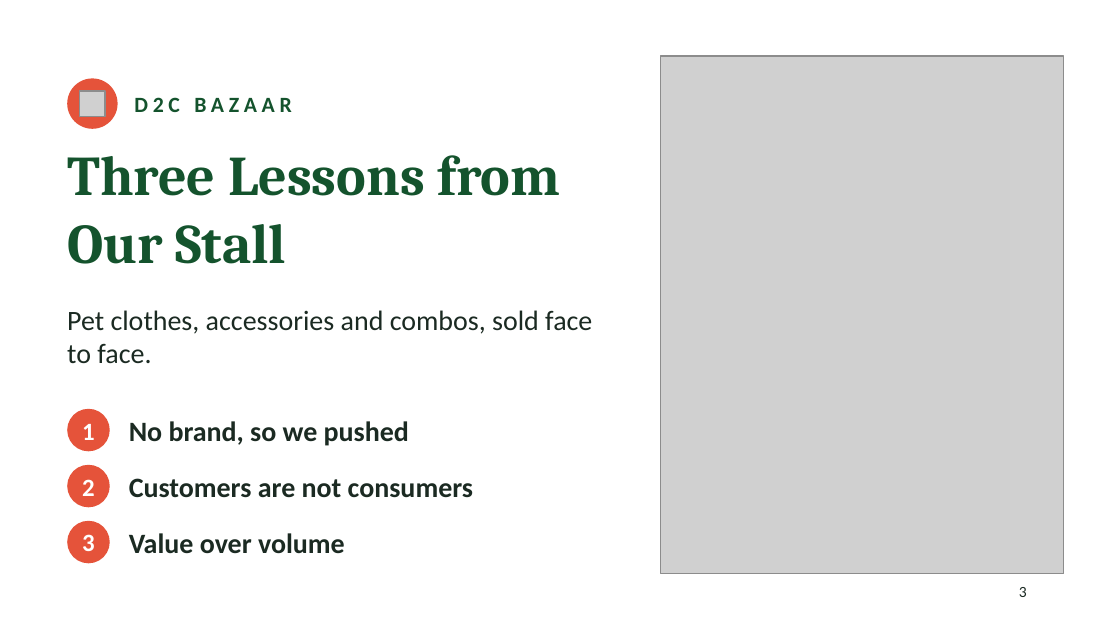
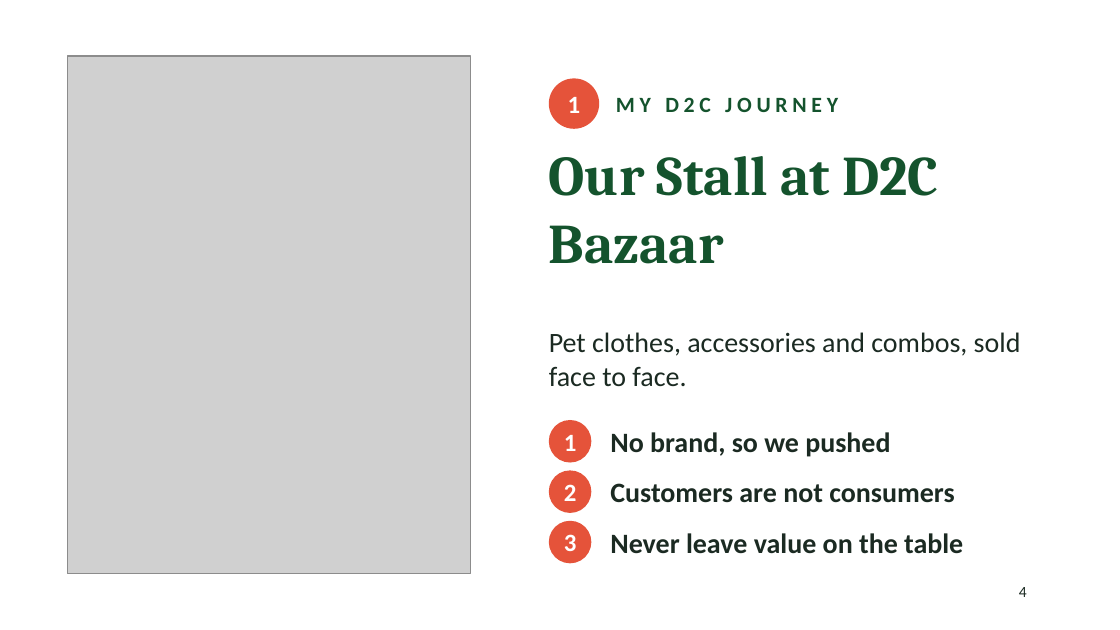
Before and after one commit to geetikamehta-aspora/aspora-social, a slide deck: slide 4 of d2c-lecture/D2C_Lecture.pptx (slide 3 before the commit). Drawn at 1120x630 pixels with LibreOffice and Linux fonts; fonts in the diff are those of the drawing; grey boxes stand for pictures. Boxes give left, top, right and bottom in pixels: in the first picture for what was removed or moved away, otherwise in the second. Text is boxed around its words. In the diff, an @@ line names an element or a change of style, - is before the commit and + after.

```diff
--- a/d2c-lecture/D2C_Lecture.pptx
+++ b/d2c-lecture/D2C_Lecture.pptx
@@ picture: place and size @@
-picture at <box>661,56,1064,573</box>
+picture at <box>67,56,470,573</box>
@@ ellipse removed at <box>67,78,118,129</box> @@
@@ ellipse "1": place and size @@
-ellipse "1" at <box>67,409,110,451</box>
+ellipse "1" at <box>549,78,599,129</box>
@@ picture removed at <box>80,91,105,116</box> @@
@@ text removed at <box>134,97,291,112</box> @@
-D2C BAZAAR
@@ text added at <box>616,97,838,112</box>, 14 pt, text #14532D, bold @@
+MY D2C JOURNEY
@@ title removed at <box>67,155,560,264</box> @@
-Three Lessons from Our Stall
@@ title added at <box>549,156,938,264</box>, 36 pt, text #14532D, bold @@
+Our Stall at D2C Bazaar
@@ text "Pet clothes, accessories and combos, ..." rewrapped from <box>67,310,592,363</box> to <box>549,332,1021,386</box> @@
@@ ellipse added at <box>549,420,591,463</box>, fill #E5533A, 16 pt, text #FFFFFF, bold @@
+1
@@ text "No brand, so we pushed": place and size @@
-text "No brand, so we pushed" at <box>129,421,409,446</box>
+text "No brand, so we pushed" at <box>610,432,890,457</box>
@@ ellipse "2": place and size @@
-ellipse "2" at <box>67,465,110,507</box>
+ellipse "2" at <box>549,470,591,513</box>
@@ text "Customers are not consumers": place and size @@
-text "Customers are not consumers" at <box>129,478,473,498</box>
+text "Customers are not consumers" at <box>610,483,954,503</box>
@@ text removed at <box>129,533,345,554</box> @@
-Value over volume
@@ ellipse "3": place and size @@
-ellipse "3" at <box>67,521,110,563</box>
+ellipse "3" at <box>549,521,591,563</box>
@@ text added at <box>610,533,963,554</box>, 18 pt, text #1B2A22, bold @@
+Never leave value on the table
@@ page number at <box>1019,587,1027,597</box>: text changed @@
-3
+4
```
Also in this commit, not shown: 4 other slides changed, 5 slides added, 1 slide removed.
